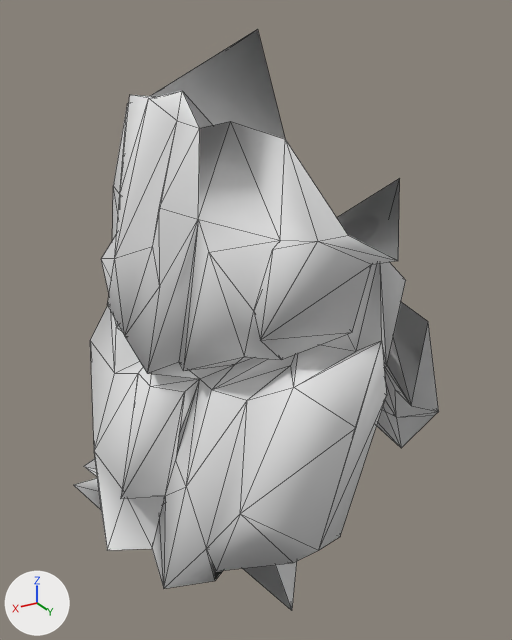
The OBJ model src/main/resources/assets/kn8/meshes/kaiju_no10_small/arm_right.obj as it was, and as the next commit left it.
Before and after are seen from a 50 mm camera at (1.135, 0.527, 3.231) aimed at (0.572, -0.41, 2.762). Every picture has the same lights, and +X, +Y and +Z are marked at lower left. The first picture is the older version. Mesh edges are drawn as thin lines. Where no turn or scale is listed for an object, it has been applied to the vertices. Vertices at exactly the same position are counted once.

Names of what the first picture shows: 'arm_right'.
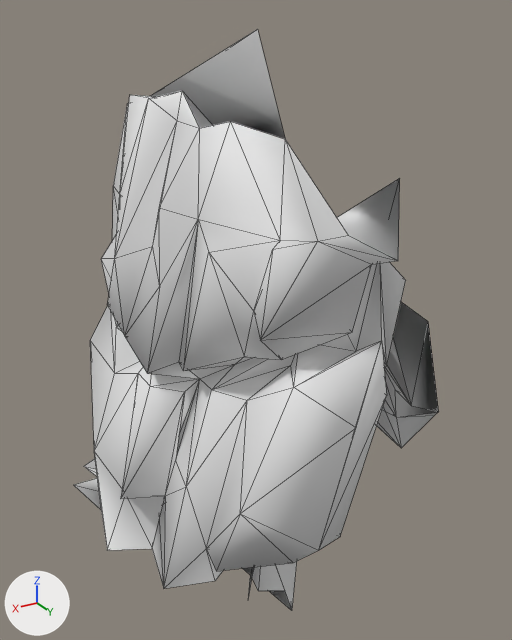
Scene script edits in JSON lines:
```json
{"block": "me_arm_right", "where": "# used by ob_arm_right; location = (0.0, 0.0, 0.0)"}
{"op": "remove", "block": "me_arm_right", "code": "me_arm_right.from_pydata(...)  # 238 vertices, 477 faces; spans x 0.206..0.88, y -0.726..-0.086, z 2.367..3.211"}
{"op": "add", "block": "me_arm_right", "code": "me_arm_right.from_pydata(...)  # 247 vertices, 486 faces; spans x 0.206..0.88, y -0.726..-0.086, z 2.367..3.211"}
{"block": "me_arm_right", "change": "me_arm_right part 1"}
{"block": "me_arm_right", "change": "11 faces are deleted"}
{"block": "me_arm_right", "change": "9 vertices are added at x 0.626..0.721, y -0.293..-0.186, z 2.398..2.414"}
{"block": "me_arm_right", "change": "20 new faces join them"}
```

What differs and where, as boxes [x1, y1, x2, y2] in the pictures (512 x 640 px):
```json
{"part": 1, "of": "me_arm_right", "change": "built on", "before": [151, 29, 285, 139], "after": [151, 29, 285, 597]}
```
